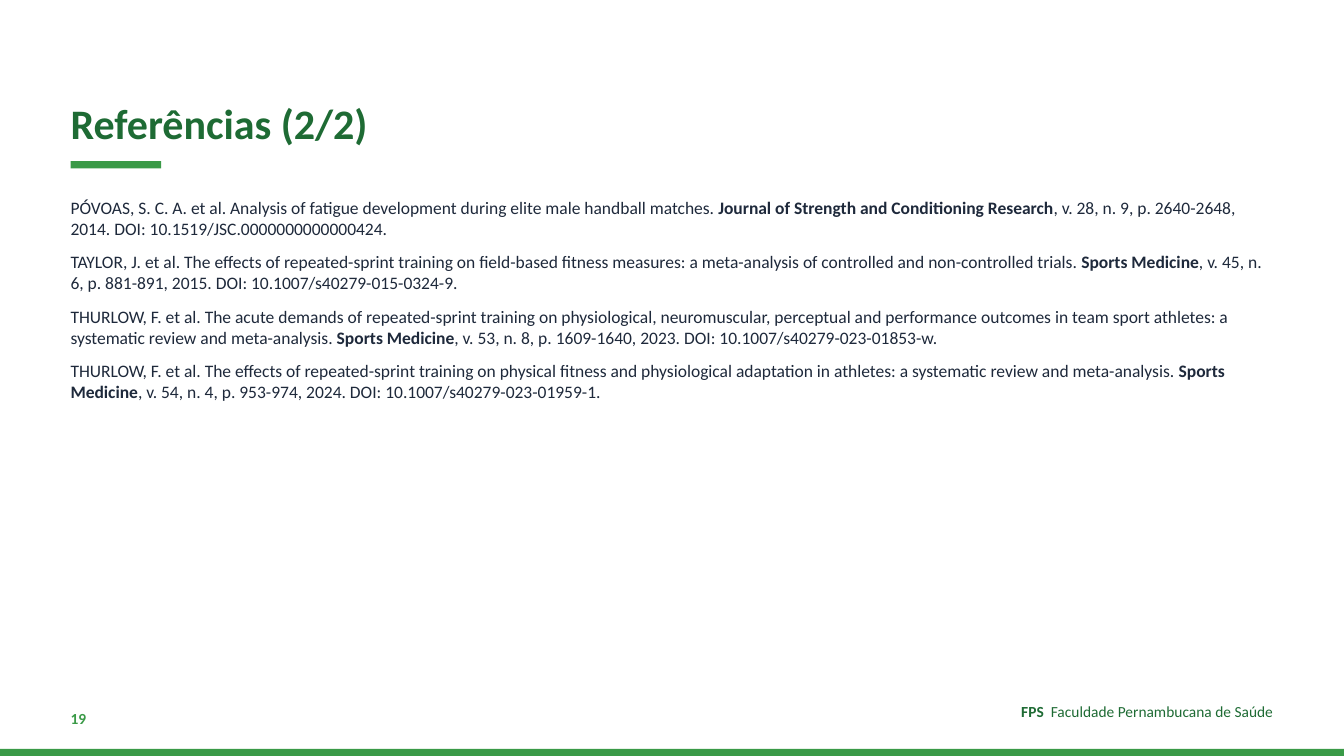
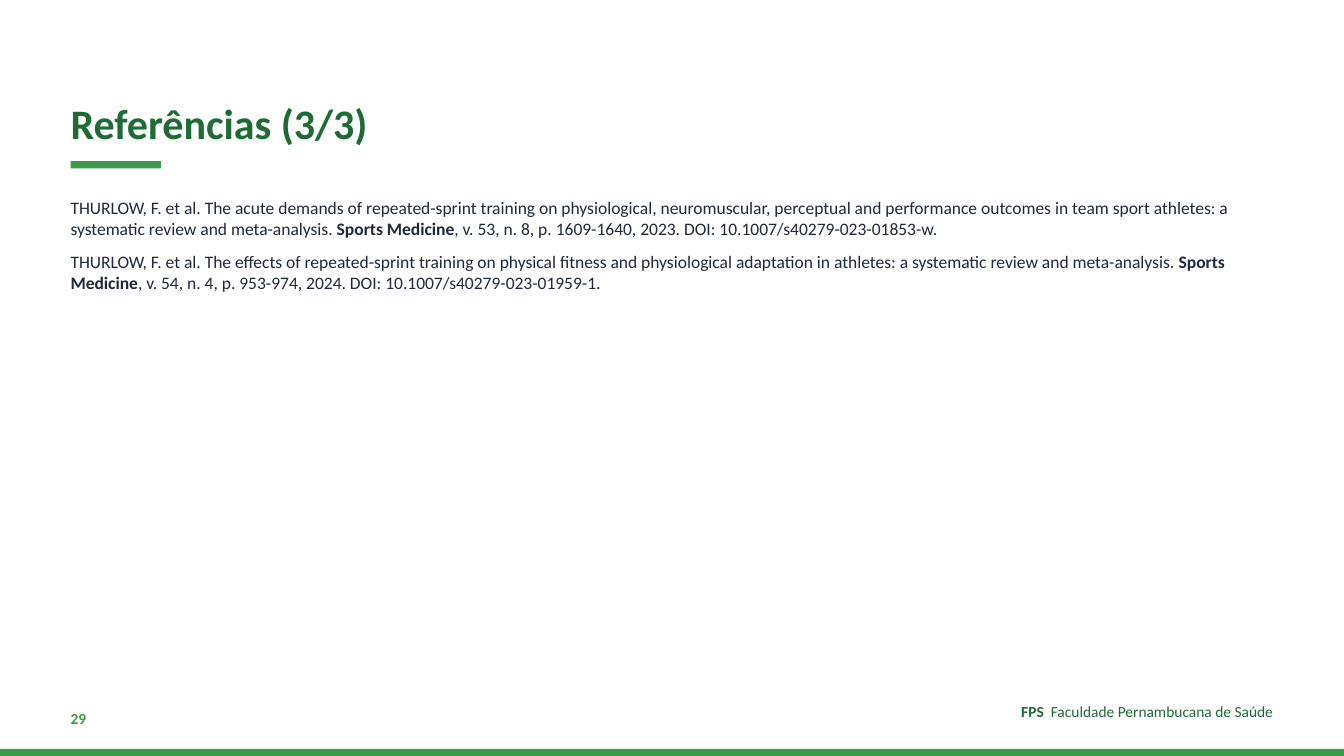
Before and after one commit to Institutomoraisandrade/CRM, a slide deck: slide 29 of trabalho-fps/trabalhos/2026-11-11-handebol-rsa/apresentacao.pptx (slide 19 before the commit). Drawn at 1344x756 pixels with LibreOffice and Linux fonts; fonts in the diff are those of the drawing. Boxes give left, top, right and bottom in pixels: in the first picture for what was removed or moved away, otherwise in the second. Text is boxed around its words. In the diff, an @@ line names an element or a change of style, - is before the commit and + after.

```diff
--- a/trabalho-fps/trabalhos/2026-11-11-handebol-rsa/apresentacao.pptx
+++ b/trabalho-fps/trabalhos/2026-11-11-handebol-rsa/apresentacao.pptx
@@ text at (x1=71, y1=108, x2=368, y2=145): text changed @@
-Referências (2/2)
+Referências (3/3)
@@ text at (x1=71, y1=199, x2=1262, y2=292): paragraphs removed @@
-PÓVOAS, S. C. A. et al. Analysis of fatigue development during elite male handball matches. Journal of Strength and Conditioning Research, v. 28, n. 9, p. 2640-2648, 2014. DOI: 10.1519/JSC.0000000000000424.
-TAYLOR, J. et al. The effects of repeated-sprint training on field-based fitness measures: a meta-analysis of controlled and non-controlled trials. Sports Medicine, v. 45, n. 6, p. 881-891, 2015. DOI: 10.1007/s40279-015-0324-9.
@@ text at (x1=71, y1=714, x2=87, y2=724): text changed @@
-19
+29
```
Also in this commit, not shown: 16 other slides changed, 10 slides added, 5 other files.
